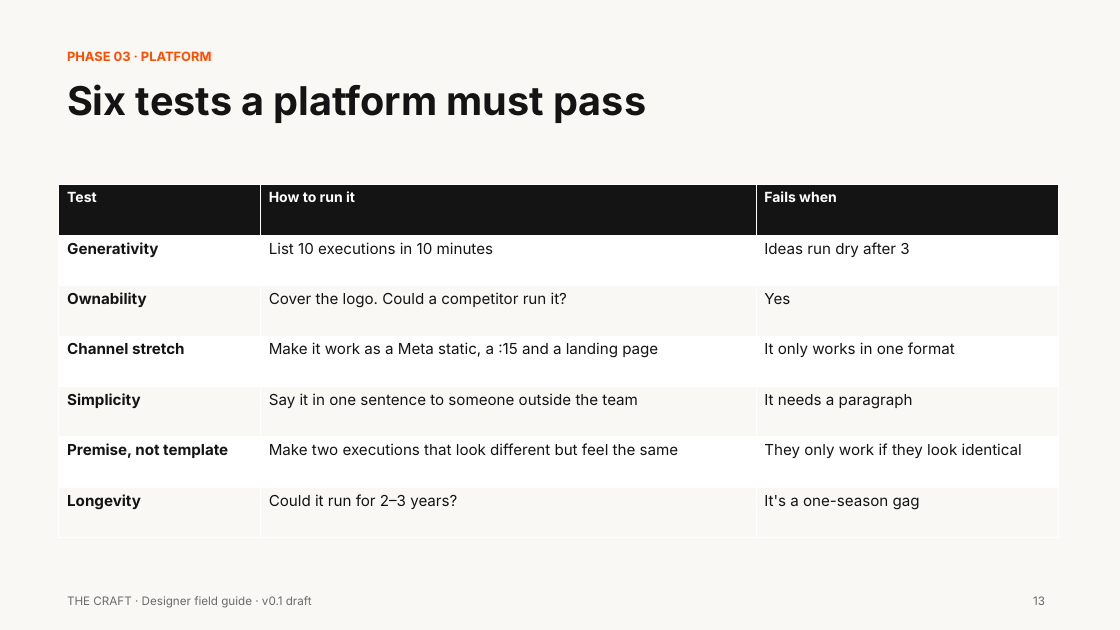
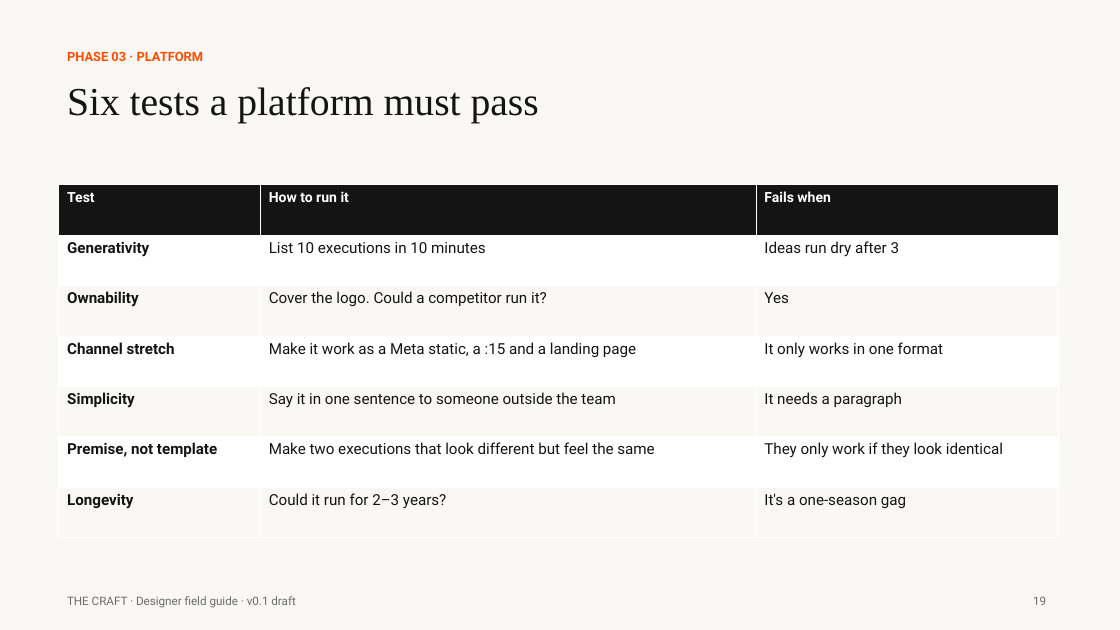
Before and after one commit to ThinkFabianCreative/CreativeEngine, a slide deck: slide 19 of agency-ops/The_Craft_v0.1.pptx (slide 13 before the commit). Drawn at 1120x630 pixels with LibreOffice and Linux fonts; fonts in the diff are those of the drawing. Boxes give left, top, right and bottom in pixels: in the first picture for what was removed or moved away, otherwise in the second. Text is boxed around its words. In the diff, an @@ line names an element or a change of style, - is before the commit and + after.

```diff
--- a/agency-ops/The_Craft_v0.1.pptx
+++ b/agency-ops/The_Craft_v0.1.pptx
@@ text "PHASE 03 · PLATFORM" at [67, 51, 204, 61]: font Inter to Roboto @@
@@ text "Six tests a platform must ..." at [67, 87, 539, 123]: font Inter to Times New Roman, bold off @@
@@ table at [59, 185, 1059, 538] @@
@@ font Inter to Roboto @@
@@ text "THE CRAFT · Designer field ..." at [67, 596, 295, 608]: font Inter to Roboto @@
@@ text at [1033, 596, 1046, 605]: text changed; font Inter to Roboto @@
-13
+19
```
Also in this commit, not shown: 17 other slides changed, 17 slides added, 7 other files.
